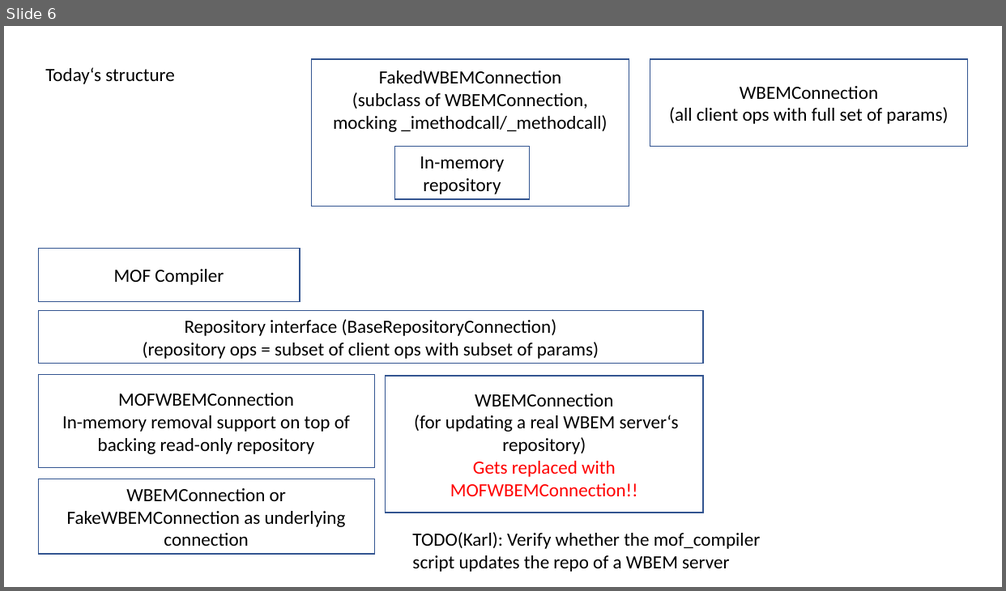
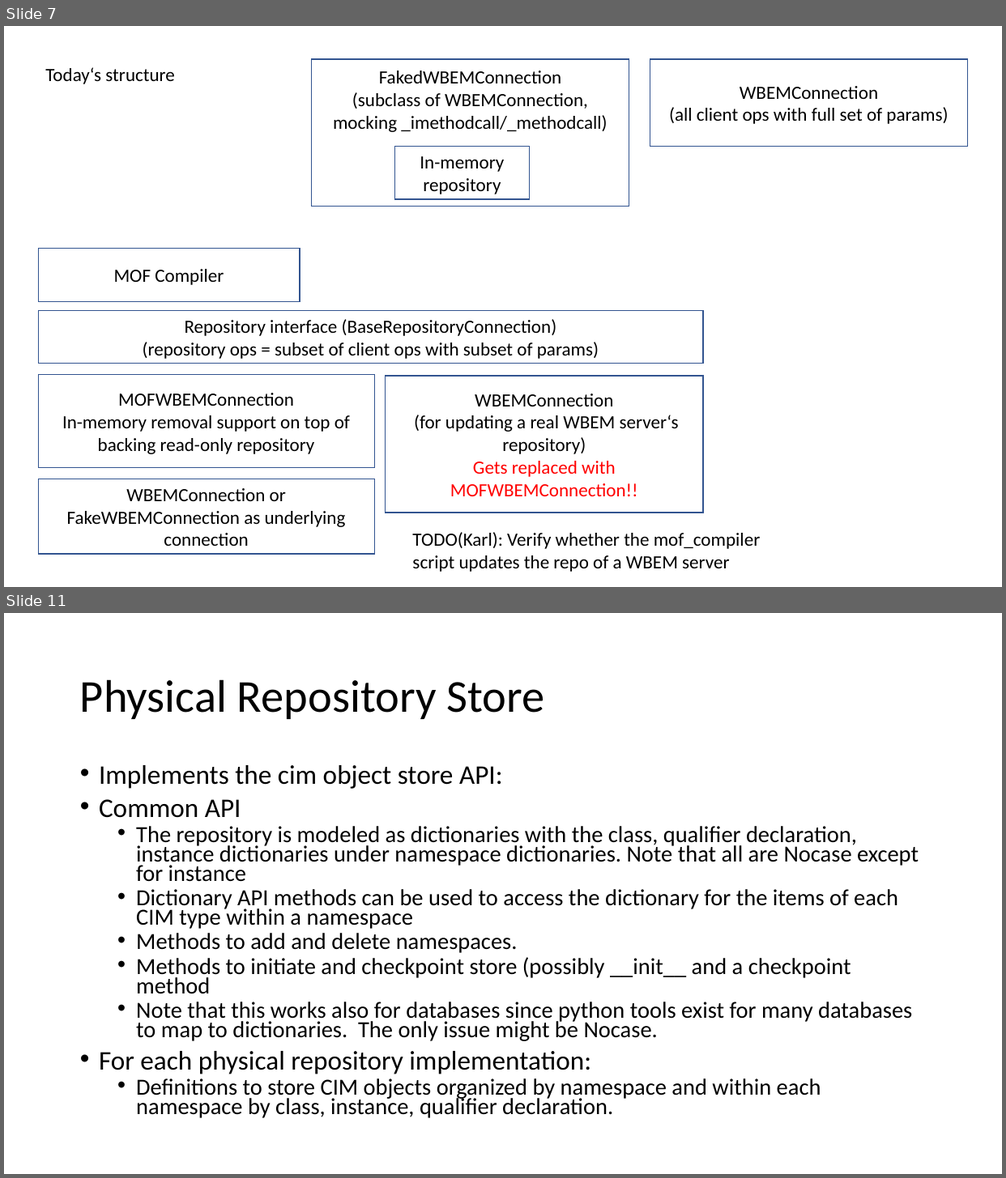
Before and after one commit to pywbem/pywbem, a slide deck: design/RepositoryStructure.pptx. Shown one above the other, each under a label of ours: slide 6 before the commit, slides 7 and 11 after it; the slides between them are not shown. The pictures are 1006x591 and 1006x1178 pixels, drawn with LibreOffice and Linux fonts; fonts in the diff are those of the drawing. Boxes give left, top, right and bottom in pixels: in the first picture for what was removed or moved away, otherwise in the second. Text is boxed around its words. In the diff, an @@ line names an element or a change of style, - is before the commit and + after.

```diff
--- a/design/RepositoryStructure.pptx
+++ b/design/RepositoryStructure.pptx
@@ slide 11 added at (4, 613, 1002, 1174), background #FFFFFF @@
@@ title added at (80, 679, 544, 719), 44 pt, text #000000 @@
+Physical Repository Store
@@ text added at (99, 765, 918, 1118), 22.2 pt, text #000000 @@
+• Implements the cim object store API:
+• Common API
+  • The repository is modeled as dictionaries with the class, qualifier declaration, instance dictionaries under namespace dictionaries. Note that all are Nocase except for instance
+  • Dictionary API methods can be used to access the dictionary for the items of each CIM type within a namespace
+  • Methods to add and delete namespaces.
+  • Methods to initiate and checkpoint store (possibly __init__ and a checkpoint method
+  • Note that this works also for databases since python tools exist for many databases to map to dictionaries. The only issue might be Nocase.
+• For each physical repository implementation:
+  • Definitions to store CIM objects organized by namespace and within each namespace by class, instance, qualifier declaration.
@@ what was slide 6 is now slide 7 @@
```
Also in this commit, not shown: 5 other slides added.
